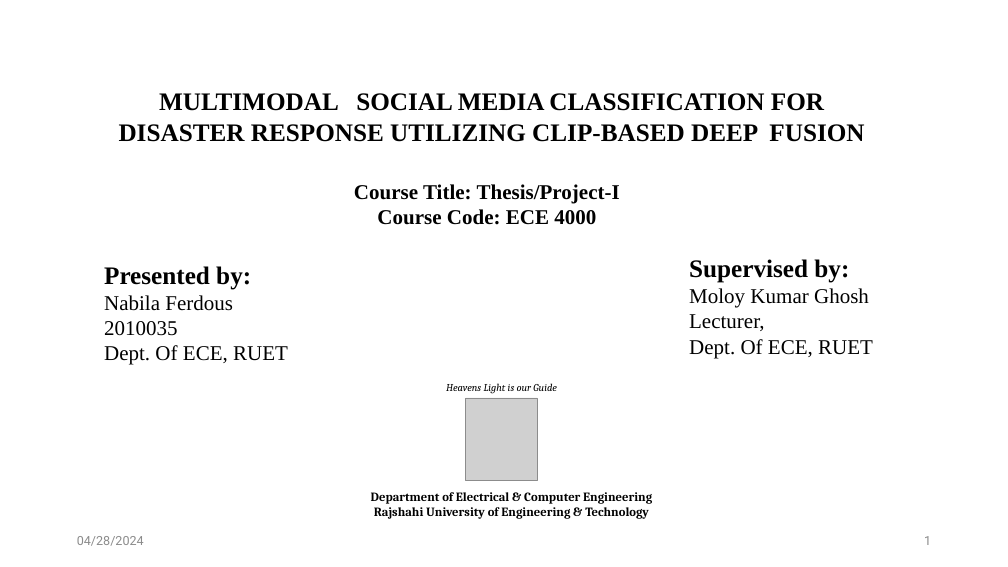
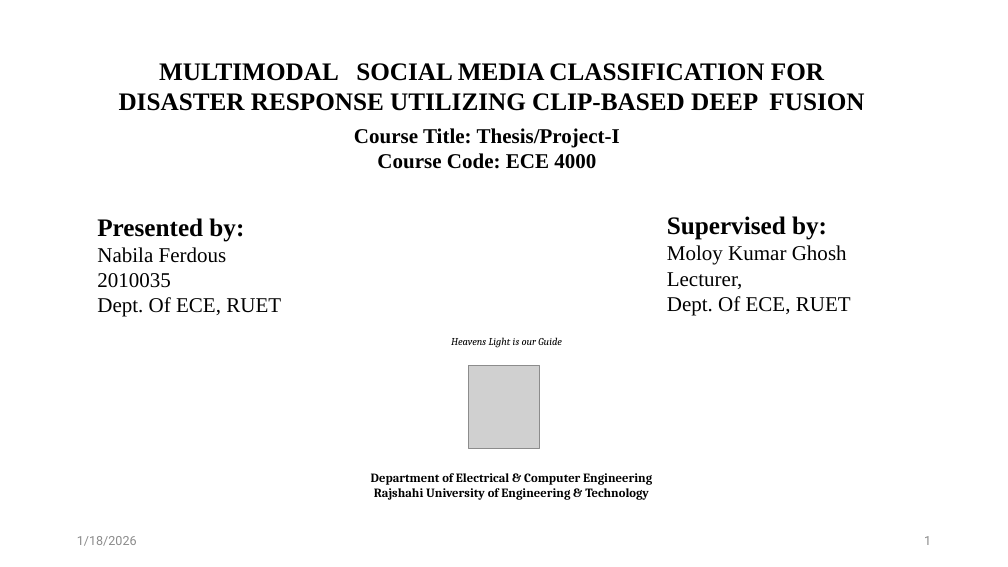
Before and after one commit to NabilaFerdousPrapty/LifeLine, a slide deck: slide 1 of proposal/2010035.pptx. Drawn at 1008x567 pixels with LibreOffice and Linux fonts; fonts in the diff are those of the drawing; grey boxes stand for pictures. Boxes give left, top, right and bottom in pixels: in the first picture for what was removed or moved away, otherwise in the second. Text is boxed around its words. In the diff, an @@ line names an element or a change of style, - is before the commit and + after.

```diff
--- a/proposal/2010035.pptx
+++ b/proposal/2010035.pptx
@@ text "MULTIMODAL SOCIAL MEDIA CLASSIFICATION FOR ...": place and size @@
-text "MULTIMODAL SOCIAL MEDIA CLASSIFICATION FOR ..." at (119, 93, 864, 142)
+text "MULTIMODAL SOCIAL MEDIA CLASSIFICATION FOR ..." at (119, 63, 864, 111)
@@ text "Course Title: Thesis/Project-I": place and size @@
-text "Course Title: Thesis/Project-I" at (354, 184, 620, 225)
+text "Course Title: Thesis/Project-I" at (354, 128, 620, 169)
@@ text "Presented by:": place and size @@
-text "Presented by:" at (104, 266, 288, 365)
+text "Presented by:" at (97, 218, 281, 317)
@@ text "Supervised by:": place and size @@
-text "Supervised by:" at (689, 259, 873, 358)
+text "Supervised by:" at (667, 216, 851, 316)
@@ text "Heavens Light is our Guide": place and size @@
-text "Heavens Light is our Guide" at (446, 383, 557, 394)
+text "Heavens Light is our Guide" at (451, 337, 562, 348)
@@ picture: place and size @@
-picture at (466, 398, 537, 481)
+picture at (468, 365, 539, 448)
@@ text "Department of Electrical & Computer ...": place and size @@
-text "Department of Electrical & Computer ..." at (371, 492, 652, 519)
+text "Department of Electrical & Computer ..." at (371, 473, 652, 500)
@@ text at (77, 536, 137, 546): text changed @@
-04/28/2024
+1/18/2026
```
Also in this commit, not shown: 22 other slides changed, 6 slides added, 13 slides removed.
